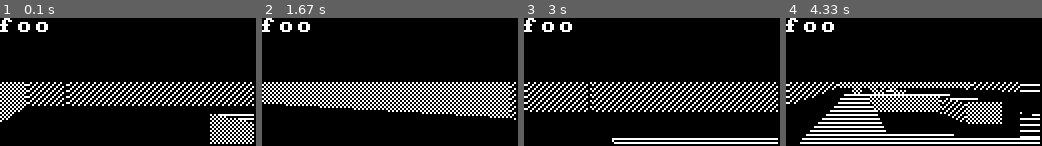
Above: before the commit, frames 1-4 (left to right).
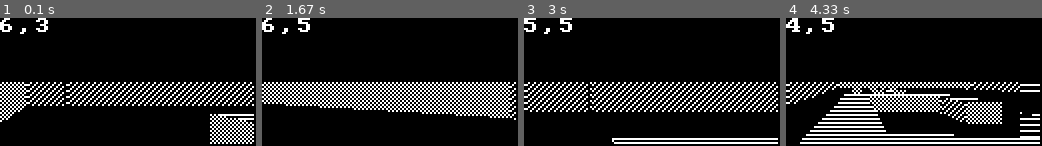
Above: after the commit, the same moments.

Repository: indigoparadox/mood
Game: pygame game, started from mood.py
Two runs of this game, one before a commit and one after it. Both use one fixed random seed, a clock stepped at 60 frames per second and the inputs below. The source is Python 2; it was converted automatically to run under Python 3.
Inputs:
- Up to frame 1 (0.1 s): no input
- Up to frame 2 (1.67 s): hold Right 0.33-0.8 s; hold Up 0.83-1.13 s; hold Right 1.17-1.63 s
- Up to frame 3 (3 s): hold Left 1.67-2.2 s; hold Left 2.23-2.63 s; hold Up from 2.67 s (still down)
- Up to frame 4 (4.33 s): release Up at 3.03 s; hold Right 3.07-3.7 s; hold Left 3.73-4.2 s; hold Right from 4.23 s (still down)

The runs differ from the first frame. In frame 1, 0.7% of the frame differs, in the area x 0-19%, y 0-13%; in frame 2, 0.6%; in frame 3, 0.7%; in frame 4, 0.7%.

Commit message:
Default to returning 0. Also show coords on screen.

Diff:
--- a/gridmap.py
+++ b/gridmap.py
@@ -130,7 +130,12 @@
       self.grid = grid
 
    def tile( self, x, y ):
-      return self.grid[x][y]
+      out = 0
+      try:
+         out = self.grid[x][y]
+      except IndexError:
+         pass
+      return out
 
    def collides( self, pos ):
       if self.tile( pos[X], pos[Y] ) == 0:
--- a/mood.py
+++ b/mood.py
@@ -143,7 +143,8 @@
                #      gfx.line( (255, 0, 0), x, px_y, px_y, False )
 
          # Draw the UI.
-         gfx.text( 'foo', (255, 255, 255), 0,  0, (0, 0, 0) )
+         gfx.text( '{},{}'.format( int( gfx.pos[X] ), int( gfx.pos[Y] ) ), \
+            (255, 255, 255), 0,  0, (0, 0, 0) )
 
          gfx.flip()
 
